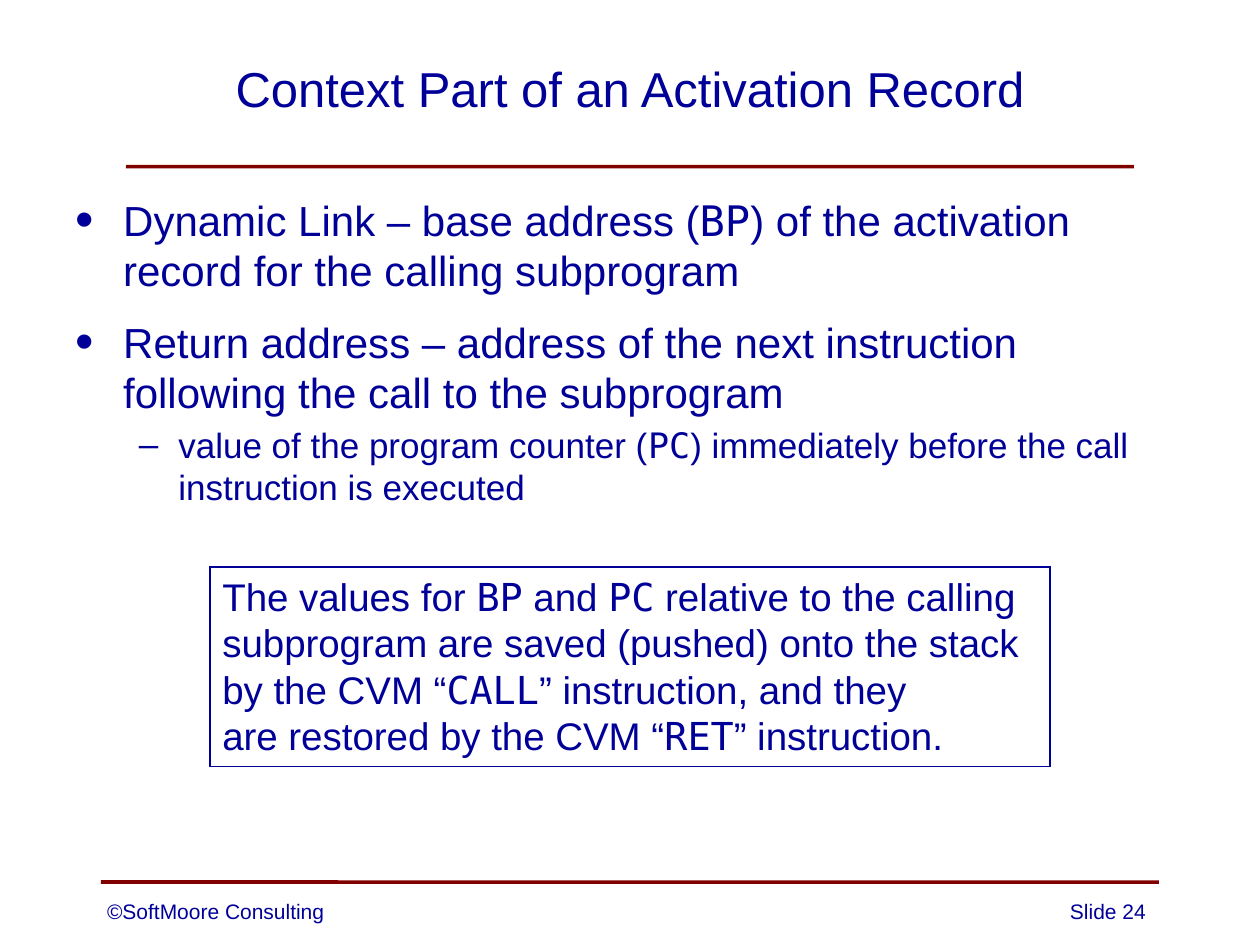
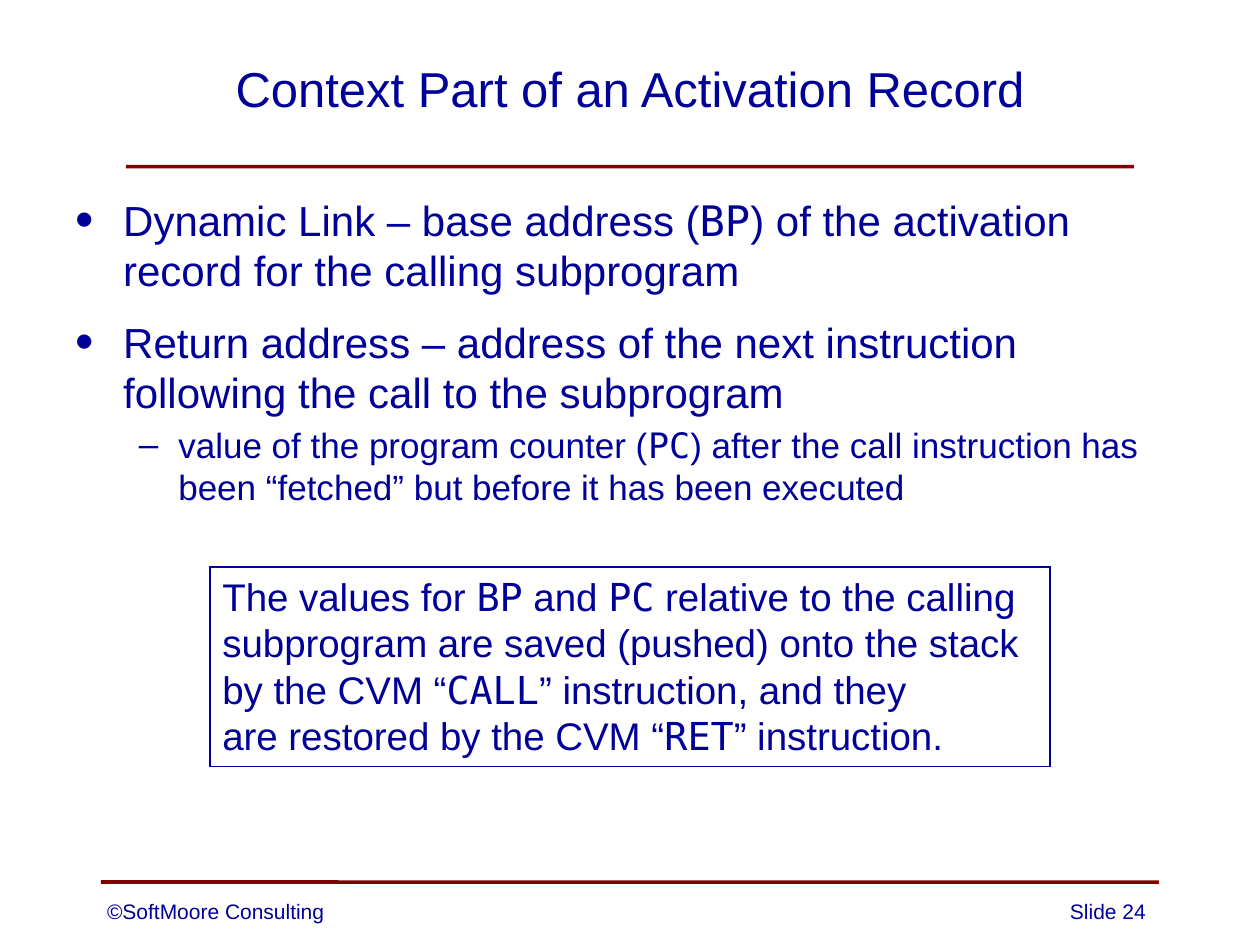
Before and after one commit to SoftMoore/CPRL-Kt-2nd, a slide deck: slide 24 of PowerPoints/13 - Subprograms.pptx. Drawn at 1260x945 pixels with LibreOffice and Linux fonts; fonts in the diff are those of the drawing. Boxes give left, top, right and bottom in pixels: in the first picture for what was removed or moved away, otherwise in the second. Text is boxed around its words. In the diff, an @@ line names an element or a change of style, - is before the commit and + after.

```diff
--- a/PowerPoints/13 - Subprograms.pptx
+++ b/PowerPoints/13 - Subprograms.pptx
@@ text at [178,432,1137,501]: text changed @@
-  – value of the program counter (PC) immediately before the call instruction is executed
+  – value of the program counter (PC) after the call instruction has been “fetched” but before it has been executed
```
Also in this commit, not shown: 12 other slides changed, 9 other files.
